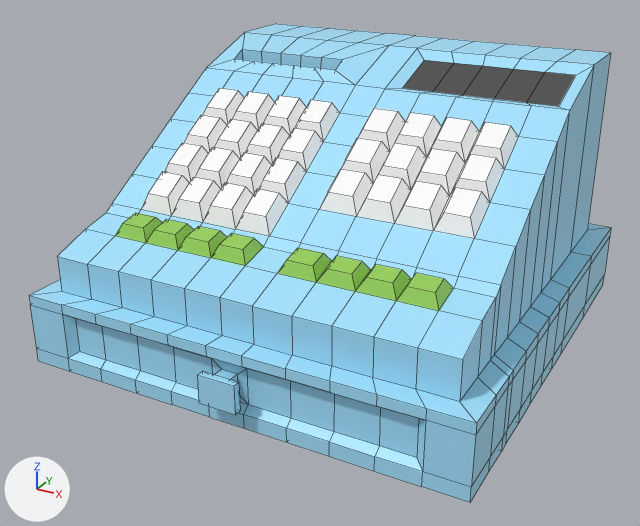
Two versions of the FBX model Assets/GameResourse/3DModel/Inventory/Mesh/Cashbox.fbx, one commit apart.
The view is the same before and after, from a 50 mm camera at (2.508, 0.064, 1.098) aimed at (2.229, 0.57, 0.845). Arrows for +X, +Y and +Z are at lower left; the lights stay in place. Mesh edges are drawn as thin lines. Where no turn or scale is listed for an object, it has been applied to the vertices.

In view in the first picture: 'Cashbox'.
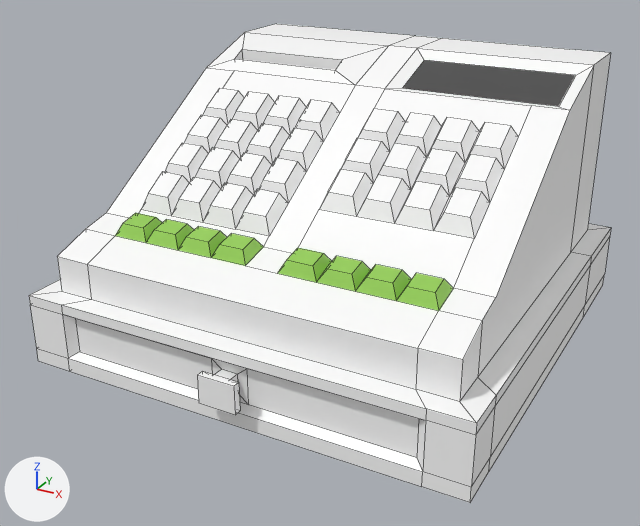
The newer file is also turned or shifted as a whole; pictures and numbers use the older file's frame.

Boxes (x1, y1, x2, y2) around the edits, measured in the pictures (640 x 526 px):
part 1 of me_cube_013, deleted (blue): before (61, 24, 609, 487)
part 2 of me_cube_013, recoloured (blue to white): (29, 33, 611, 503) in both

The change in detail:
Material 'Box' (mat_box) is new.
Its base color is (1.0, 1.0, 1.0) (white #ffffff).
me_cube_013 is used by ob_cashbox; location (2.2348, 0.5929, 0.8835).
me_cube_013 had 648 vertices, 646 faces and spanned x -0.158..0.158, y -0.163..0.163, z -0.095..0.095.
me_cube_013 now has 333 vertices, 302 faces and spans x -0.158..0.158, y -0.163..0.163, z -0.095..0.095.
me_cube_013 part 1: 315 vertices removed from x -0.158..0.158, y -0.152..0.163, z -0.095..0.095.
me_cube_013 part 2: 76 faces spanning x -0.158..0.158, y -0.163..0.163, z -0.095..0.095 switch from mat_plastic (blue #a4e3ff) to mat_box (white #ffffff).
